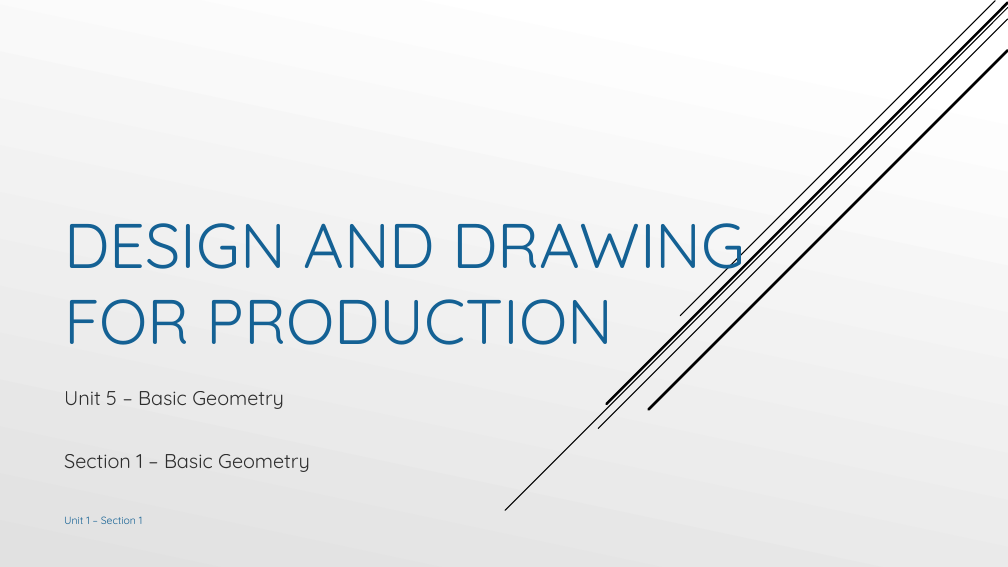
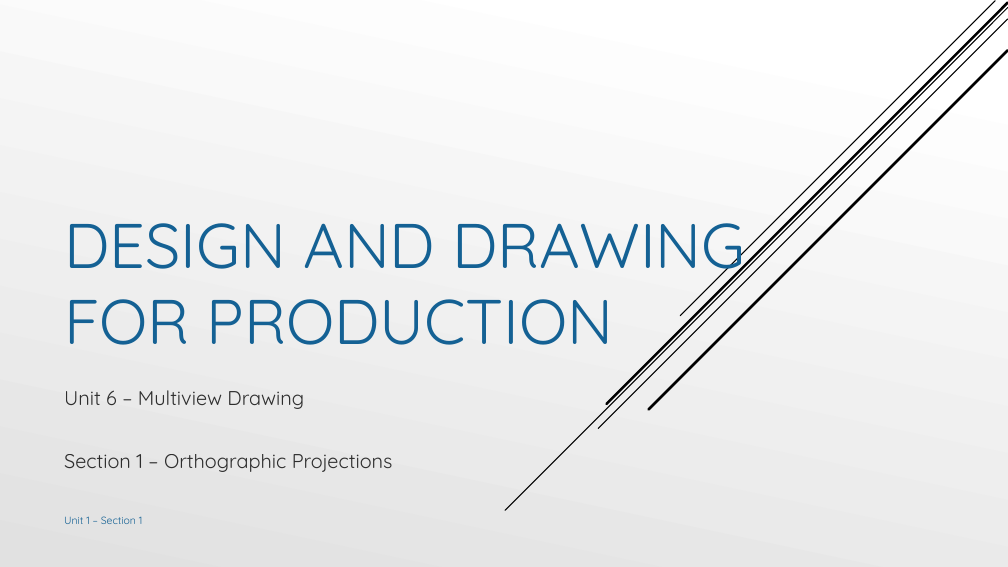
Before and after one commit to nickvertucci/Technology-Education-Curriculum, a slide deck: slide 5 of High School/Design and Drawing for Production/Unit 6 - Multiview Drawing/Section 1 - Introduction to Multiview Drawings/Assets/Unit 6 - Section 1 - Introduction Multiview.pptx (slide 1 before the commit). Drawn at 1008x567 pixels with LibreOffice and Linux fonts; fonts in the diff are those of the drawing. Boxes give left, top, right and bottom in pixels: in the first picture for what was removed or moved away, otherwise in the second. Text is boxed around its words. In the diff, an @@ line names an element or a change of style, - is before the commit and + after.

```diff
--- a/High School/Design and Drawing for Production/Unit 6 - Multiview Drawing/Section 1 - Introduction to Multiview Drawings/Assets/Unit 6 - Section 1 - Introduction Multiview.pptx
+++ b/High School/Design and Drawing for Production/Unit 6 - Multiview Drawing/Section 1 - Introduction to Multiview Drawings/Assets/Unit 6 - Section 1 - Introduction Multiview.pptx
@@ subtitle at box(64, 390, 393, 472): text changed @@
-Unit 5 – Basic Geometry
-Section 1 – Basic Geometry
+Unit 6 – Multiview Drawing
+Section 1 – Orthographic Projections
```
Also in this commit, not shown: 4 other slides changed, 4 slides added, 3 other files.
